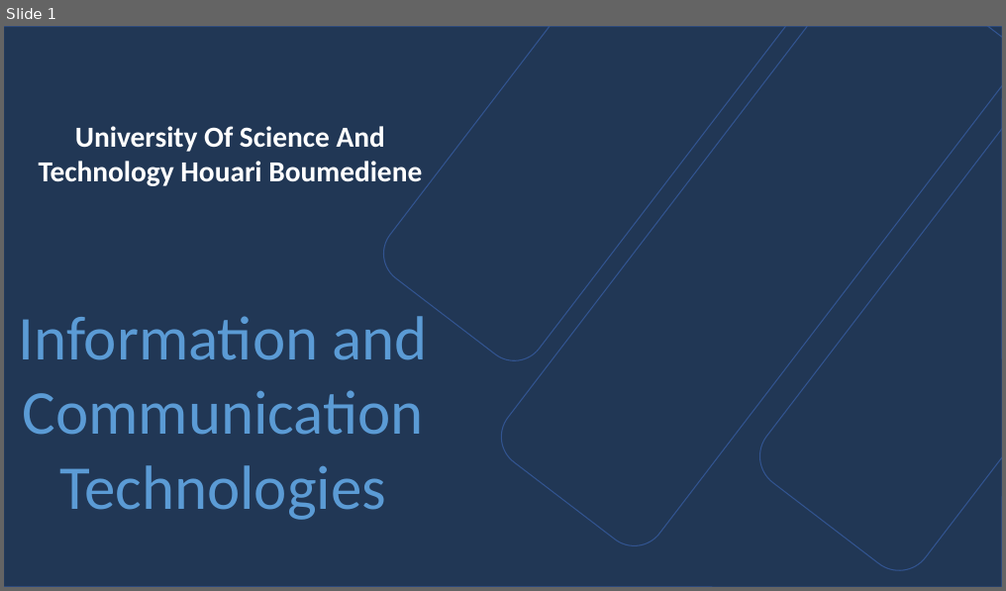
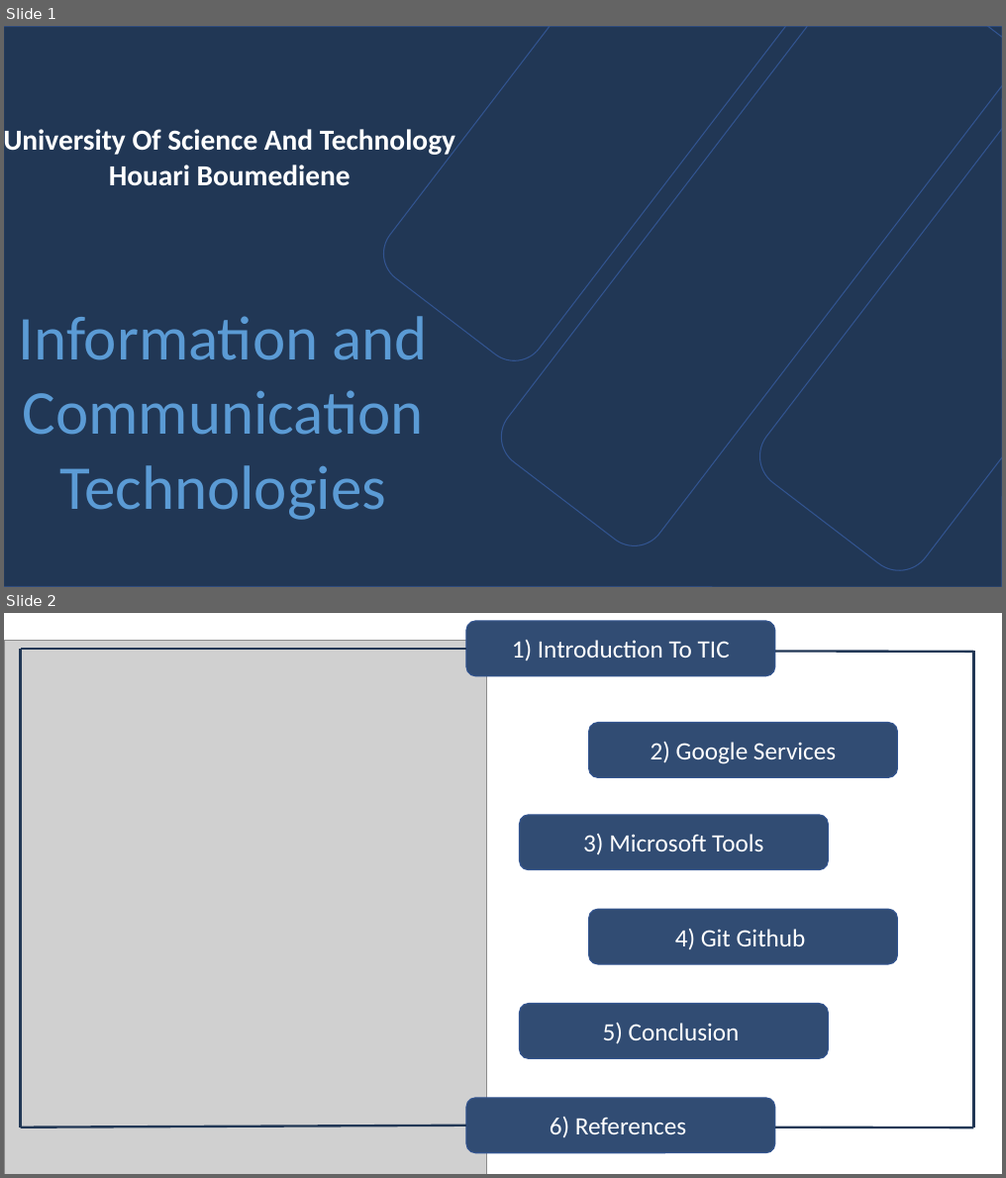
Before and after one commit to FerkaneAhmed/FinalProject-SecAGrp7, a slide deck: file.pptx. Shown one above the other, each under a label of ours: slide 1 before the commit, slides 1 and 2 after it. The pictures are 1006x591 and 1006x1178 pixels, drawn with LibreOffice and Linux fonts; fonts in the diff are those of the drawing; grey boxes stand for pictures; background and template pictures are left out. Boxes give left, top, right and bottom in pixels: in the first picture for what was removed or moved away, otherwise in the second. Text is boxed around its words. In the diff, an @@ line names an element or a change of style, - is before the commit and + after.

```diff
--- a/file.pptx
+++ b/file.pptx
@@ slide 2 added at box(4, 613, 1002, 1174), background #FFFFFF @@
@@ picture added at box(4, 641, 487, 1174) @@
@@ rounded rectangle added at box(466, 621, 775, 676), fill #314C73, outline #325491 1 pt, 24 pt, text #FFFFFF @@
+1) Introduction To TIC
@@ line added from (466, 649) to (21, 649), #213755 2.25 pt @@
@@ line added from (21, 649) to (21, 1128), #213755 2.25 pt @@
@@ line added from (775, 652) to (974, 652), #213755 2.25 pt @@
@@ line added from (974, 1128) to (974, 652), #213755 2.25 pt @@
@@ rounded rectangle added at box(589, 722, 897, 777), fill #314C73, outline #325491 1 pt, 24 pt, text #FFFFFF @@
+2) Google Services
@@ rounded rectangle added at box(520, 815, 829, 870), fill #314C73, outline #325491 1 pt, 24 pt, text #FFFFFF @@
+3) Microsoft Tools
@@ rounded rectangle added at box(589, 909, 897, 964), fill #314C73, outline #325491 1 pt, 24 pt, text #FFFFFF @@
+4) Git Github
@@ rounded rectangle added at box(520, 1004, 829, 1059), fill #314C73, outline #325491 1 pt, 24 pt, text #FFFFFF @@
+5) Conclusion
@@ rounded rectangle added at box(466, 1098, 775, 1154), fill #314C73, outline #325491 1 pt, 24 pt, text #FFFFFF @@
+6) References
@@ line added from (466, 1126) to (21, 1128), #213755 2.25 pt @@
@@ line added from (775, 1128) to (974, 1128), #213755 2.25 pt @@
@@ slide 1 changed as well @@
@@ text "University Of Science And Technology ..." rewrapped from box(39, 126, 422, 186) to box(4, 129, 455, 186) @@
```
Also in this commit, not shown: 1 other slide added, 1 slide removed.
